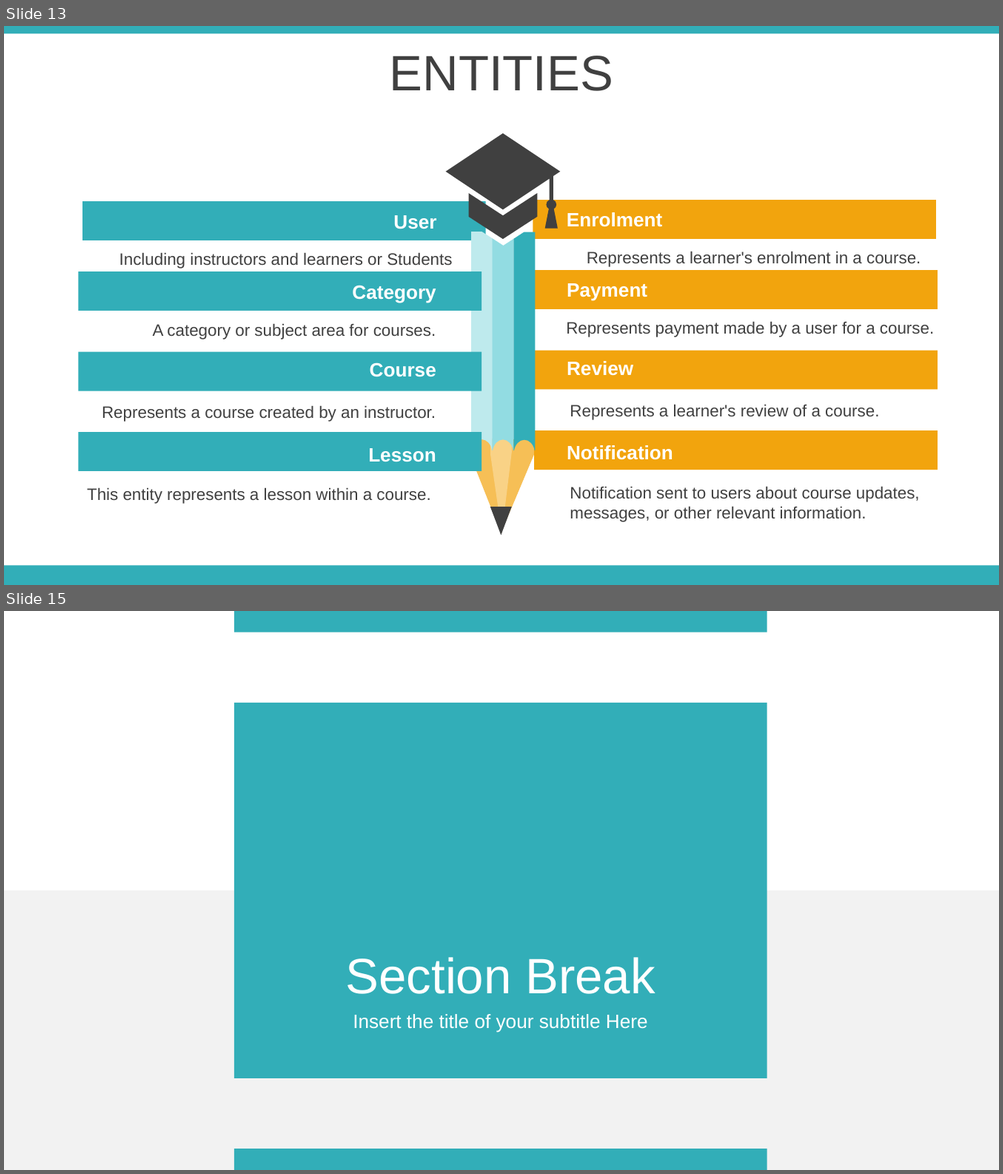
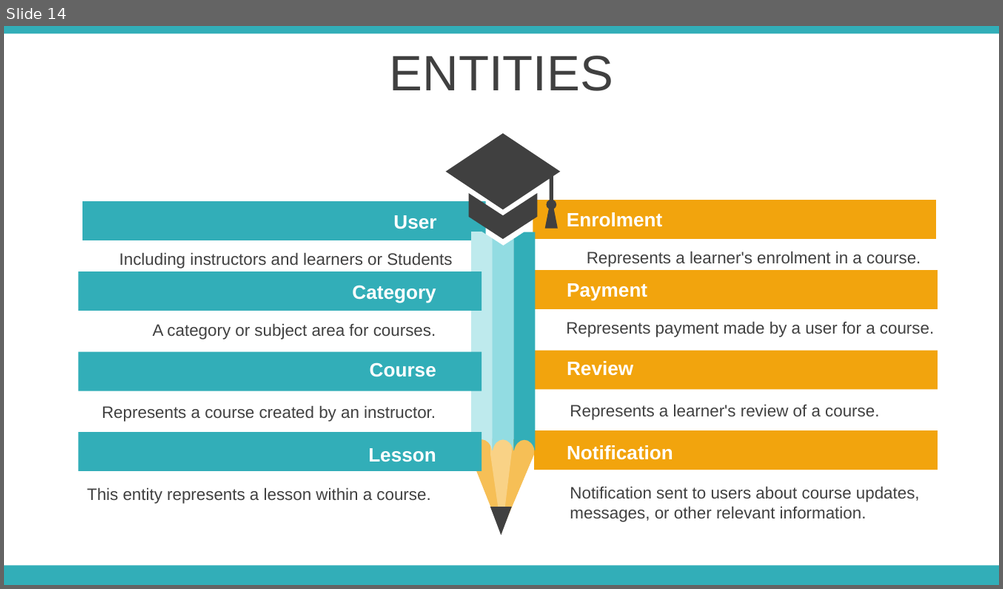
Before and after one commit to treehays/EasyLearn, a slide deck: EasyLearn/Material/02 Sample Template.pptx. Shown one above the other, each under a label of ours: slides 13 and 15 before the commit, slide 14 after it; the slides between them are not shown. The pictures are 1003x1174 and 1003x589 pixels, drawn with LibreOffice and Linux fonts; fonts in the diff are those of the drawing; background and template pictures are left out. Boxes give left, top, right and bottom in pixels: in the first picture for what was removed or moved away, otherwise in the second. Text is boxed around its words. In the diff, an @@ line names an element or a change of style, - is before the commit and + after.

```diff
--- a/EasyLearn/Material/02 Sample Template.pptx
+++ b/EasyLearn/Material/02 Sample Template.pptx
@@ slide 15 removed at [4,611,999,1170], background #FFFFFF @@
@@ rectangle removed at [233,611,766,632] @@
@@ rectangle removed at [233,703,766,1079] @@
@@ rectangle removed at [4,891,999,1170] @@
@@ text removed at [346,957,654,994] @@
-Section Break
@@ text removed at [353,1014,648,1033] @@
-Insert the title of your subtitle Here
@@ rectangle removed at [233,1149,766,1170] @@
@@ what was slide 13 is now slide 14 @@
```
Also in this commit, not shown: 1 slide changed, 4 slides added, 65 other slides removed, 39 other files.
